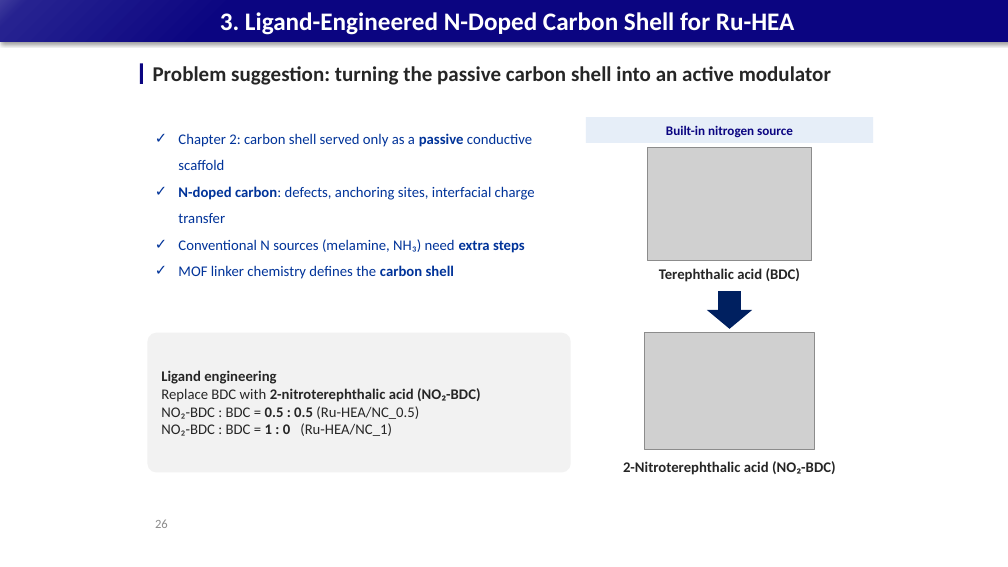
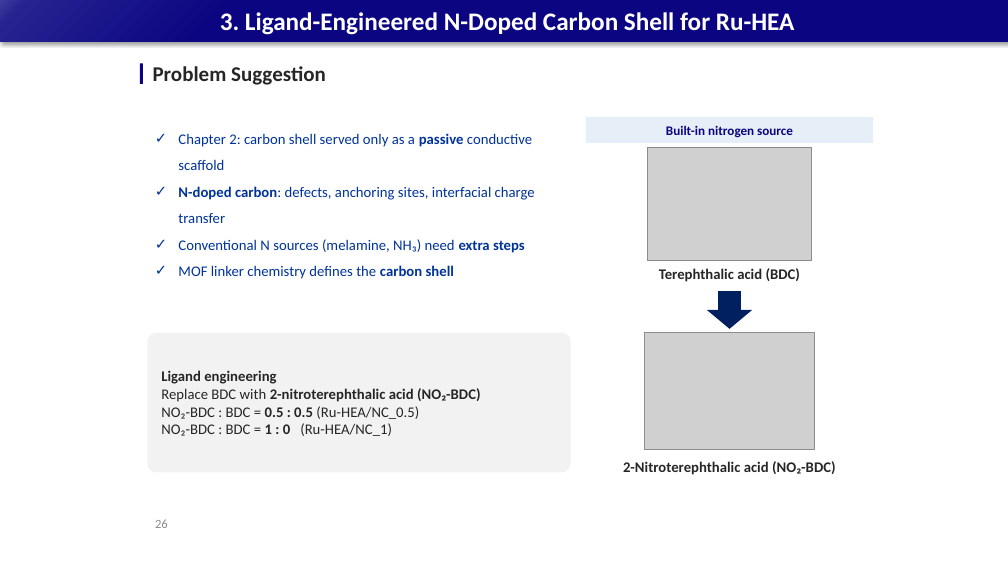
Before and after one commit to limsj0204/letter, a slide deck: slide 26 of 학위논문_디펜스_발표자료.pptx. Drawn at 1008x567 pixels with LibreOffice and Linux fonts; fonts in the diff are those of the drawing; grey boxes stand for pictures. Boxes give left, top, right and bottom in pixels: in the first picture for what was removed or moved away, otherwise in the second. Text is boxed around its words. In the diff, an @@ line names an element or a change of style, - is before the commit and + after.

```diff
--- a/학위논문_디펜스_발표자료.pptx
+++ b/학위논문_디펜스_발표자료.pptx
@@ text at (x1=153, y1=66, x2=326, y2=85): text changed @@
-Problem suggestion: turning the passive carbon shell into an active modulator
+Problem Suggestion
```
Also in this commit, not shown: 32 other slides changed.
